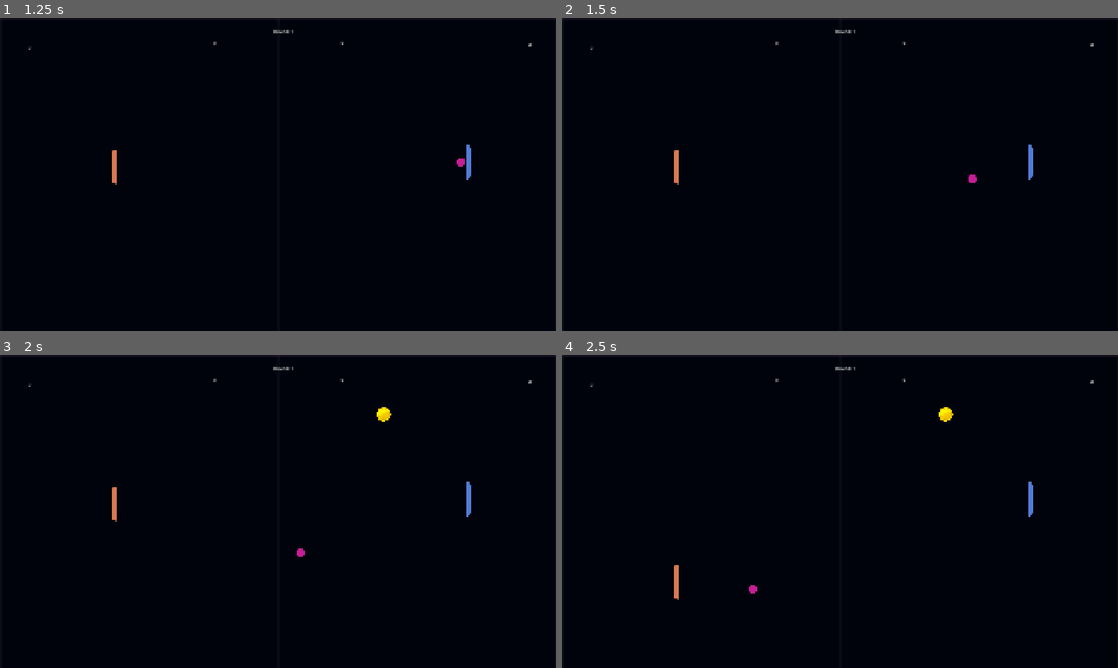
Above: before the commit, frames 1-4 (two rows, left to right).
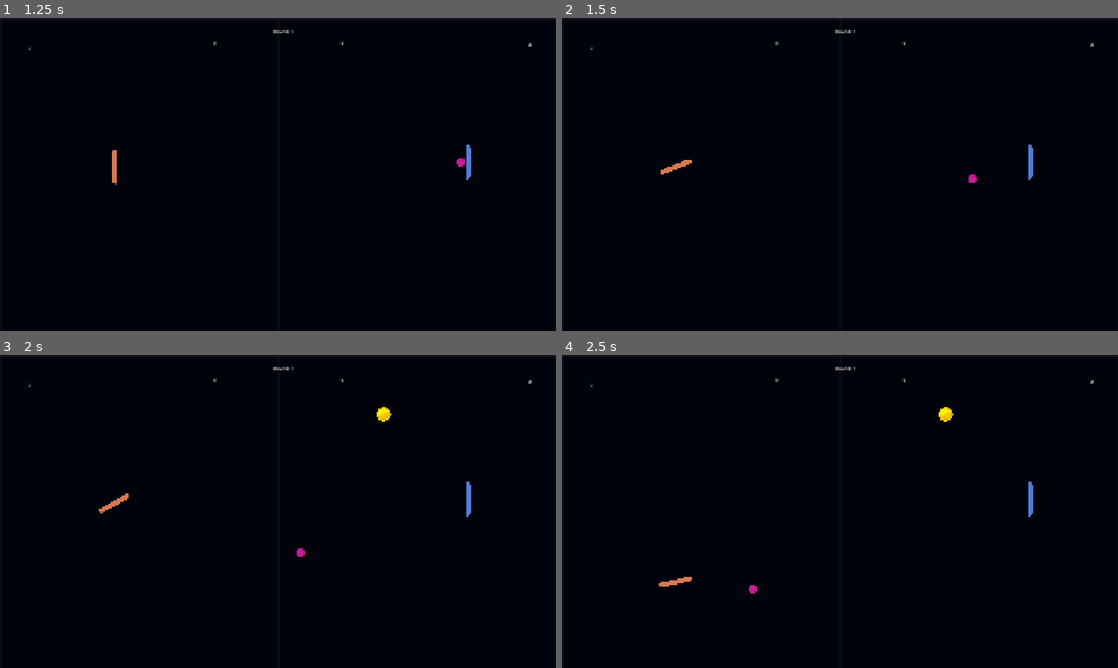
Above: after the commit, the same moments.

Repository: seemantsingh-code/pong-3
Game: Godot game, scene res://menu.tscn
Two runs of this game, one before a commit and one after it. Both use one fixed random seed, a clock stepped at 60 frames per second and the inputs below.
Inputs:
- Up to frame 1 (1.25 s): click "Start Game" at 0.5 s
- Up to frame 2 (1.5 s): tap Enter (launch_2) at 1.25 s; hold D from 1.28 s (still down); tap Space (launch_1) at 1.35 s
- Up to frame 3 (2 s): keep holding D
- Up to frame 4 (2.5 s): release D at 2.03 s; hold S from 2.03 s (still down); tap Enter (launch_2) at 2.1 s

Frame 1 is identical in both runs. In frame 2, 0.2% of the frame differs, in the area x 17-24%, y 42-54%; in frame 3, 0.2%; in frame 4, 0.2%, in the area x 17-24%, y 67-79%.

Commit message:
added player rotation

Diff:
--- a/player_1.gd
+++ b/player_1.gd
@@ -10,7 +10,10 @@
 		input_direction -= 1
 	if Input.is_key_label_pressed(KEY_S):
 		input_direction += 1
-
+	if Input.is_key_label_pressed(KEY_A):
+		rotation -= .1
+	if Input.is_key_label_pressed(KEY_D):
+		rotation += .1
 	position.y += input_direction * speed * delta
 
 	var viewport_height = get_viewport_rect().size.y
--- a/player_2.gd
+++ b/player_2.gd
@@ -10,6 +10,10 @@
 		input_direction -= 1
 	if Input.is_key_label_pressed(KEY_DOWN):
 		input_direction += 1
+	if Input.is_key_label_pressed(KEY_LEFT):
+		rotation -= .1
+	if Input.is_key_label_pressed(KEY_RIGHT):
+		rotation += .1
 
 	position.y += input_direction * speed * delta
 
Not shown, changed: export_presets.cfg
